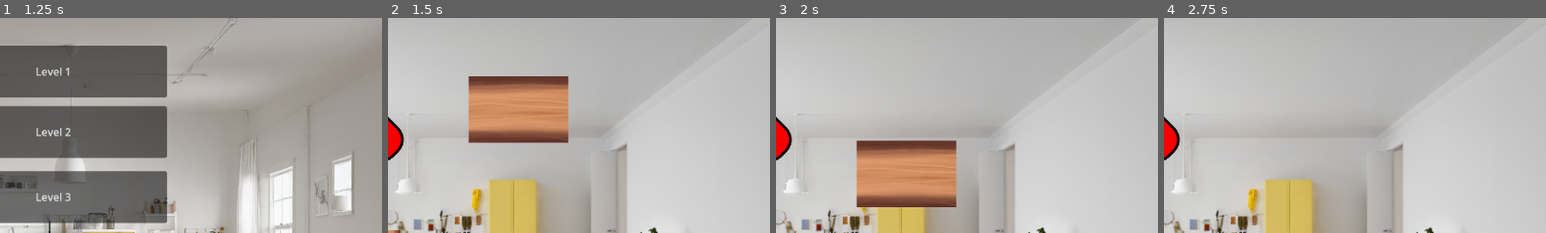
Above: before the commit, frames 1-4 (left to right).
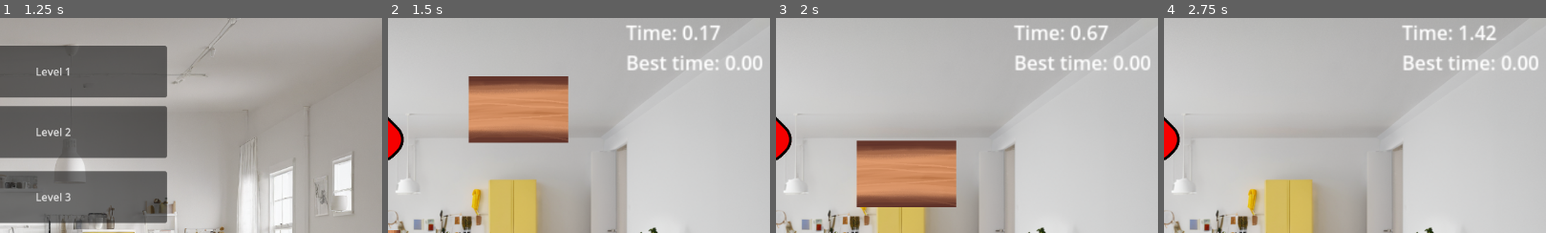
Above: after the commit, the same moments.

Repository: The-KTC/ikea_furniture_fun
Game: Godot game, scene res://start.tscn
The game is run twice, just before and just after one commit, with the same random seed, the same clock (stepped at 60 frames per second) and the same inputs.
Inputs:
- Up to frame 1 (1.25 s): click "Start" at 0.5 s
- Up to frame 2 (1.5 s): click "Level 1" at 1.25 s
- Up to frame 3 (2 s): no input
- Up to frame 4 (2.75 s): hold / (removeTime, bound only after the commit) from 2.03 s (still down)
The pictures show only the part of the screen within x 44-94%, y 2-52%; the shares and areas given below are measured in that part.

Frame 1 is identical in both runs. In frame 2, 1.7% of the frame differs, in the area x 62-98%, y 3-25%; in frame 3, 1.7%; in frame 4, 1.7%.

Commit message:
time added

Diff:
--- a/level1.tscn
+++ b/level1.tscn
@@ -1,10 +1,11 @@
-[gd_scene load_steps=8 format=3 uid="uid://ci0oflngiymbc"]
+[gd_scene load_steps=9 format=3 uid="uid://ci0oflngiymbc"]
 
 [ext_resource type="Texture2D" uid="uid://c0yvqo62mdn1" path="res://UI/level1.png" id="1_7fyrc"]
 [ext_resource type="PackedScene" uid="uid://vua825pr3fsj" path="res://nagel.tscn" id="2_fnhkw"]
 [ext_resource type="PackedScene" uid="uid://d4bohhn7dd7wq" path="res://hand.tscn" id="2_l44ch"]
 [ext_resource type="PackedScene" uid="uid://08myf1y7t4mk" path="res://wood.tscn" id="4_mbipq"]
 [ext_resource type="PackedScene" uid="uid://cjmsaeiwc0xwa" path="res://bretie_brett_2.tscn" id="6_ytwb3"]
+[ext_resource type="Script" path="res://zeit.gd" id="7_8a1bt"]
 [ext_resource type="PackedScene" uid="uid://dg7hgmofu7a1a" path="res://langes_brett_2.tscn" id="7_ppu6g"]
 
 [sub_resource type="WorldBoundaryShape2D" id="WorldBoundaryShape2D_yr3i8"]
@@ -95,3 +96,23 @@
 
 [node name="Nagel2" parent="." instance=ExtResource("2_fnhkw")]
 position = Vector2(156, 764)
+
+[node name="Zeitangabe" type="Node2D" parent="."]
+position = Vector2(1842, 20)
+scale = Vector2(3.637, 3.637)
+script = ExtResource("7_8a1bt")
+
+[node name="Label" type="Label" parent="Zeitangabe"]
+offset_left = -28.87
+offset_right = 18.13
+offset_bottom = 23.0
+text = "Time: "
+
+[node name="Timer" type="Timer" parent="Zeitangabe"]
+
+[node name="bestTime" type="Label" parent="Zeitangabe"]
+offset_left = -29.1449
+offset_top = 25.2956
+offset_right = 52.8551
+offset_bottom = 48.2956
+text = "Best time: "
--- a/project.godot
+++ b/project.godot
@@ -72,6 +72,16 @@
 , Object(InputEventKey,"resource_local_to_scene":false,"resource_name":"","device":-1,"window_id":0,"alt_pressed":false,"shift_pressed":false,"ctrl_pressed":false,"meta_pressed":false,"pressed":false,"keycode":0,"physical_keycode":4194326,"key_label":0,"unicode":0,"echo":false,"script":null)
 ]
 }
+saveTime={
+"deadzone": 0.5,
+"events": [Object(InputEventKey,"resource_local_to_scene":false,"resource_name":"","device":-1,"window_id":0,"alt_pressed":false,"shift_pressed":false,"ctrl_pressed":false,"meta_pressed":false,"pressed":false,"keycode":0,"physical_keycode":93,"key_label":0,"unicode":43,"echo":false,"script":null)
+]
+}
+removeTime={
+"deadzone": 0.5,
+"events": [Object(InputEventKey,"resource_local_to_scene":false,"resource_name":"","device":-1,"window_id":0,"alt_pressed":false,"shift_pressed":false,"ctrl_pressed":false,"meta_pressed":false,"pressed":false,"keycode":0,"physical_keycode":47,"key_label":0,"unicode":45,"echo":false,"script":null)
+]
+}
 
 [layer_names]
 
--- /dev/null
+++ b/zeit.gd
@@ -0,0 +1,43 @@
+extends Node2D
+var zeit = 0.0
+var label = null
+var bestTime = null
+var besteZeit = 0.0
+# Called when the node enters the scene tree for the first time.
+func _ready():
+	label = get_node("Label")
+	bestTime = get_node("bestTime")
+	ladeZeit()
+	$Timer.start()
+
+func _process(delta):
+	zeit += delta
+	label.text ="Time: "+ String("%.2f" % zeit)
+	bestTime.text ="Best time: "+ String("%.2f" % besteZeit)
+
+func _input(event):
+	if event.is_action_pressed("saveTime"): # plus-taste, Joshua
+		speichereZeit()
+		ladeZeit()
+	if event.is_action_pressed("removeTime"): # minus-taste
+		resetteZeit()
+
+func speichereZeit():
+	var file = FileAccess.open("besteZeit.save", FileAccess.WRITE)
+	file.store_float(zeit)
+	file.close()
+
+func ladeZeit():
+	if FileAccess.file_exists("besteZeit.save"):
+		var file = FileAccess.open("besteZeit.save", FileAccess.READ)
+		besteZeit = file.get_float()
+		file.close()
+
+func resetteZeit():
+	var dir = DirAccess.open("res://")
+	if dir.file_exists("besteZeit.save"):
+		dir.remove("besteZeit.save")
+		print("Datei erfolgreich gelöscht!")
+		besteZeit = 0.0
+	else:
+		print("Datei existiert nicht.")
